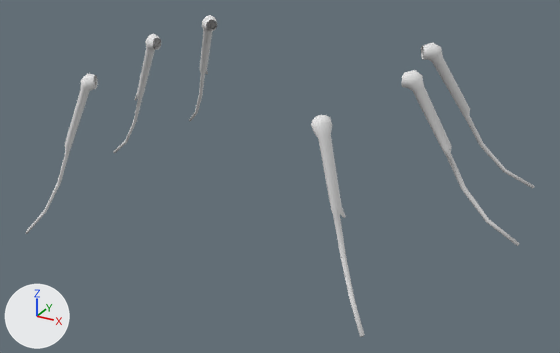
The OBJ model assets/flyleg.obj, before and after one commit.
One viewpoint serves both versions: a camera (50 mm lens) standing at (0.00391, -0.00668, 0.00388) and looking at (0.00016, 0.00015, 0.00046). Lighting does not change. The marker at lower left points along +X, +Y and +Z. Where no turn or scale is listed for an object, it has been applied to the vertices.

In view in the first picture: 'fly_body.001'.
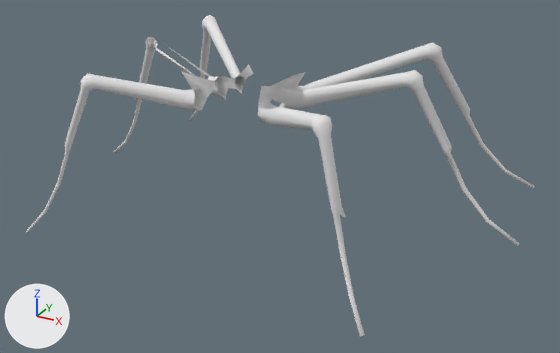
The newer file is also rescaled (x10.07), turned or shifted as a whole; pictures and numbers use the older file's frame.

Location of each change, [x1, y1, x2, y2] in pixels of the pictures (560 x 353 px):
part 1 of me_fly_body_001, built on: before [146, 34, 161, 49]; after [93, 20, 424, 130]

What changed in the scene script:
```text
Change me_fly_body_001:
    used by ob_fly_body_001; location = (0.0, 0.0, 0.0)
    remove me_fly_body_001.from_pydata(...)  # 564 vertices, 1056 faces; spans x -0.00267..0.00267, y -0.00164..0.00222, z 0.0..0.00186
    add me_fly_body_001.from_pydata(...)  # 740 vertices, 1400 faces; spans x -0.00267..0.00267, y -0.00164..0.00222, z 0.0..0.00186
    me_fly_body_001 part 1
    11 vertices are removed from x -0.00156..-0.00146, y 0.00015..0.00034, z 0.00169..0.00182
    29 faces are deleted
    1 vertex moves from x -0.00146, y 0.00029, z 0.00177 to x -0.00052, y -0.00007, z 0.00155
    187 vertices are added at x -0.00053..0.00053, y -0.00081..0.00044, z 0.00135..0.0018
    373 new faces join them
```
